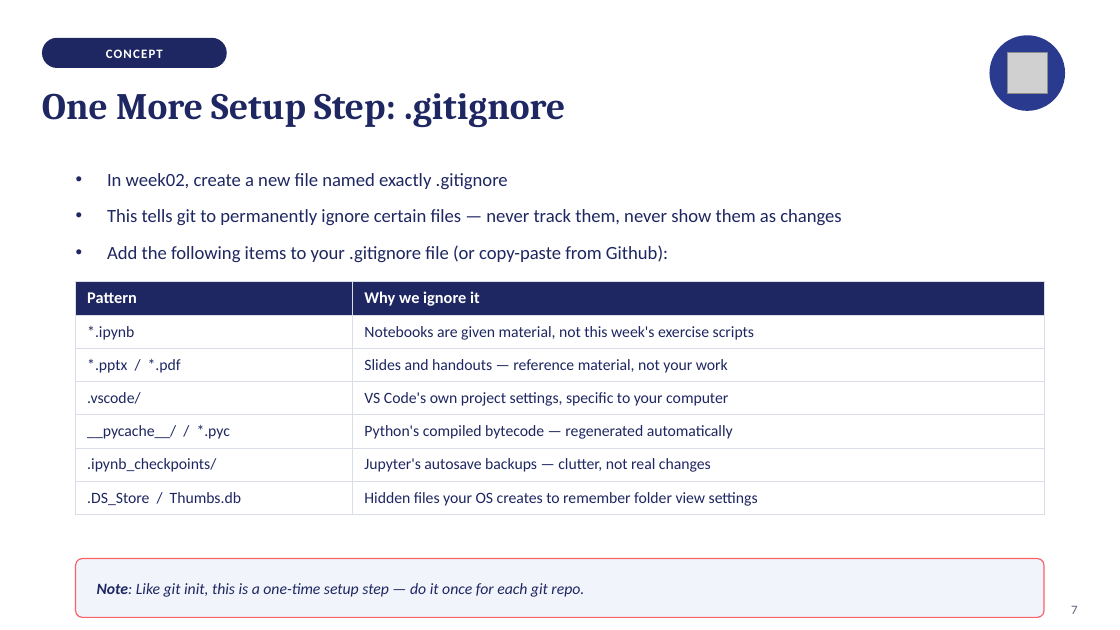
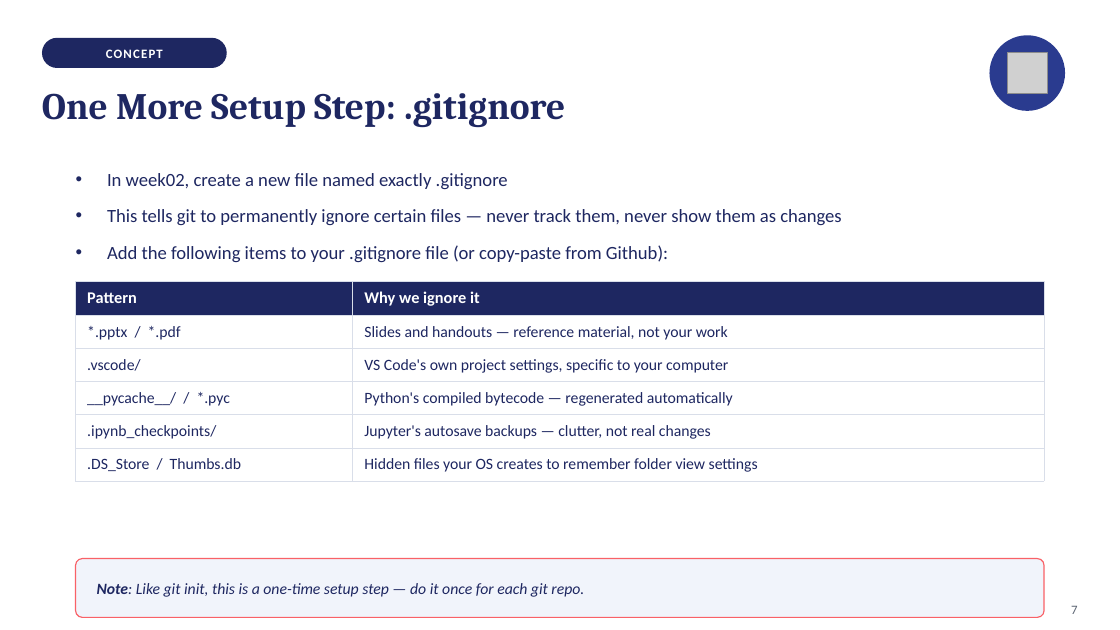
Before and after one commit to isabelhovdahl/TECH2, a slide deck: slide 7 of workshops/week02/git_slides.pptx. Drawn at 1120x630 pixels with LibreOffice and Linux fonts; fonts in the diff are those of the drawing; grey boxes stand for pictures. Boxes give left, top, right and bottom in pixels: in the first picture for what was removed or moved away, otherwise in the second. Text is boxed around its words. In the diff, an @@ line names an element or a change of style, - is before the commit and + after.

Commit message:
Remove notebooks from gitignore template

```diff
--- a/workshops/week02/git_slides.pptx
+++ b/workshops/week02/git_slides.pptx
@@ table at [76, 281, 1044, 513] @@
-row 2: *.ipynb | Notebooks are given material, not this week's exercise scripts
```
Also in this commit, not shown: 1 other slide changed, 2 other files.
